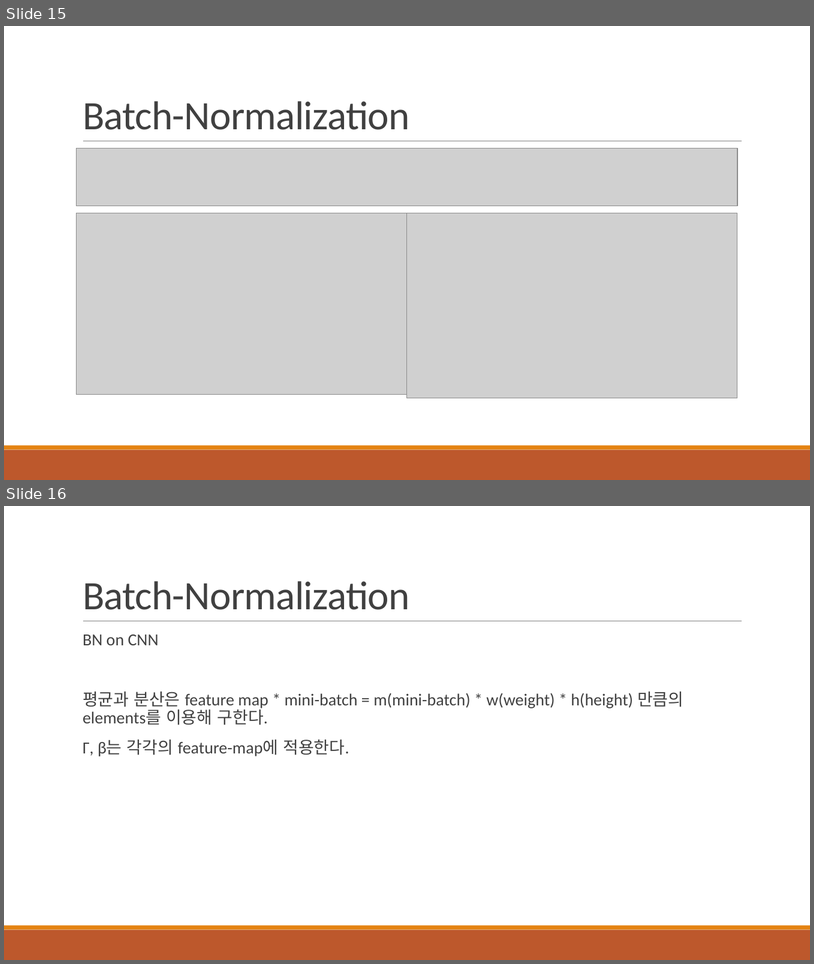
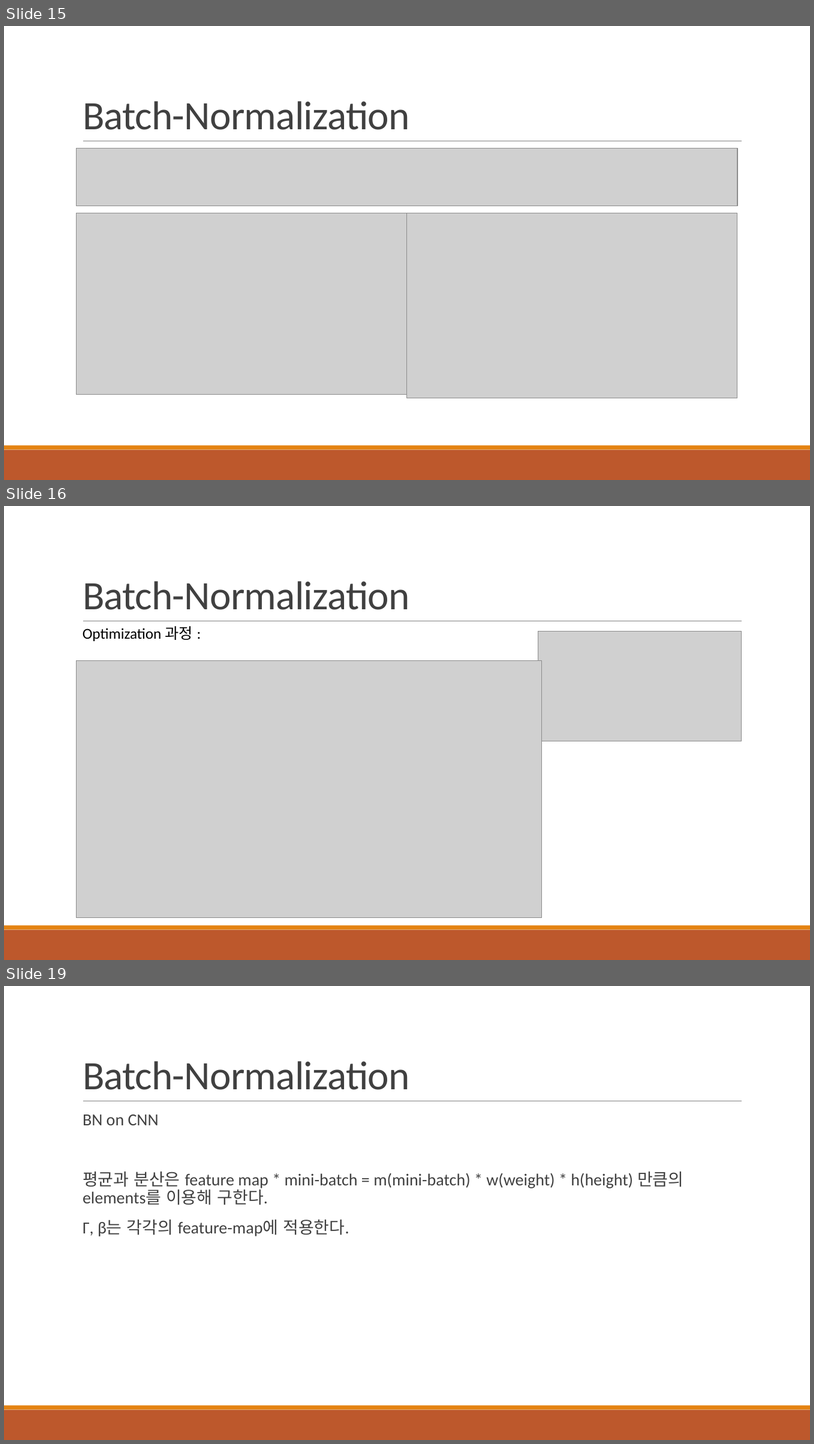
Before and after one commit to HYU-AILAB/ai-seminar, a slide deck: 04. Batch Normalization & Dropout/Dropout-BN.pptx. Shown one above the other, each under a label of ours: slides 15 and 16 before the commit, slides 15, 16 and 19 after it; the slides between them are not shown. The pictures are 814x964 and 814x1444 pixels, drawn with LibreOffice and Linux fonts; fonts in the diff are those of the drawing; grey boxes stand for pictures. Boxes give left, top, right and bottom in pixels: in the first picture for what was removed or moved away, otherwise in the second. Text is boxed around its words. In the diff, an @@ line names an element or a change of style, - is before the commit and + after.

```diff
--- a/04. Batch Normalization & Dropout/Dropout-BN.pptx
+++ b/04. Batch Normalization & Dropout/Dropout-BN.pptx
@@ slide 16 added at (4,506,810,960), background #FFFFFF; not listed: 3 template elements that a slide beside it also shows @@
@@ title added at (83,581,410,610), 48 pt, text #404040 @@
+Batch-Normalization
@@ text added at (83,626,192,641), 18 pt, text #000000 @@
+Optimization 과정 :
@@ picture added at (539,631,742,741) @@
@@ picture added at (77,661,542,918) @@
@@ what was slide 16 is now slide 19 @@
```
Also in this commit, not shown: 2 slides changed, 2 other slides added.
